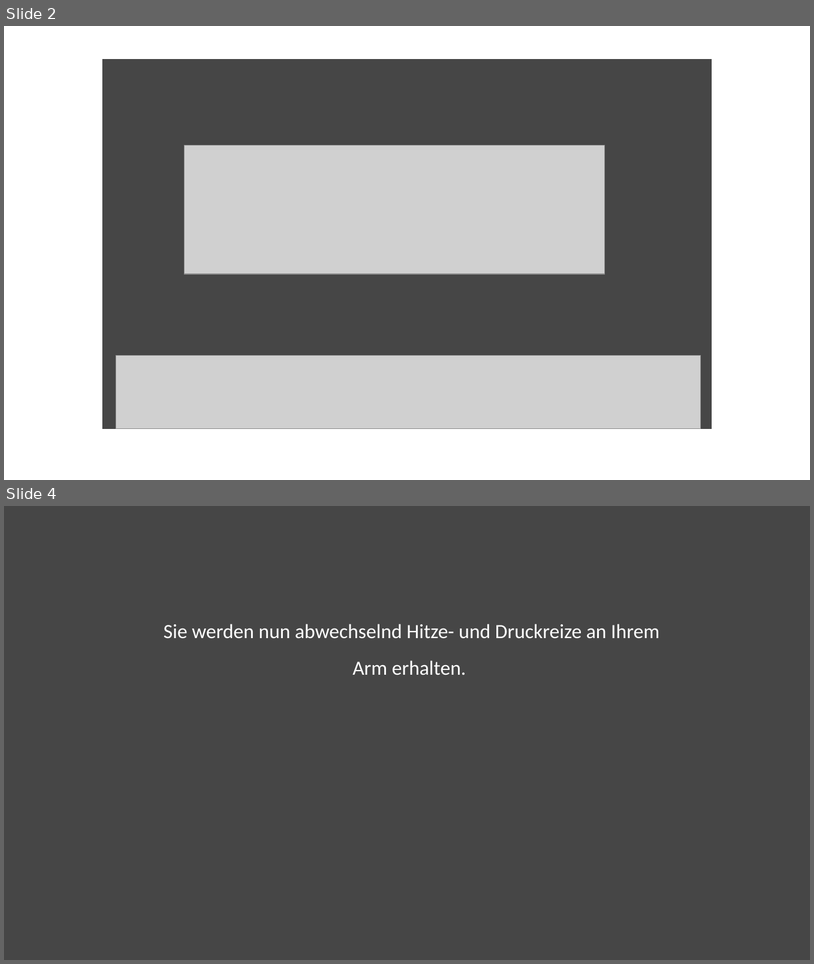
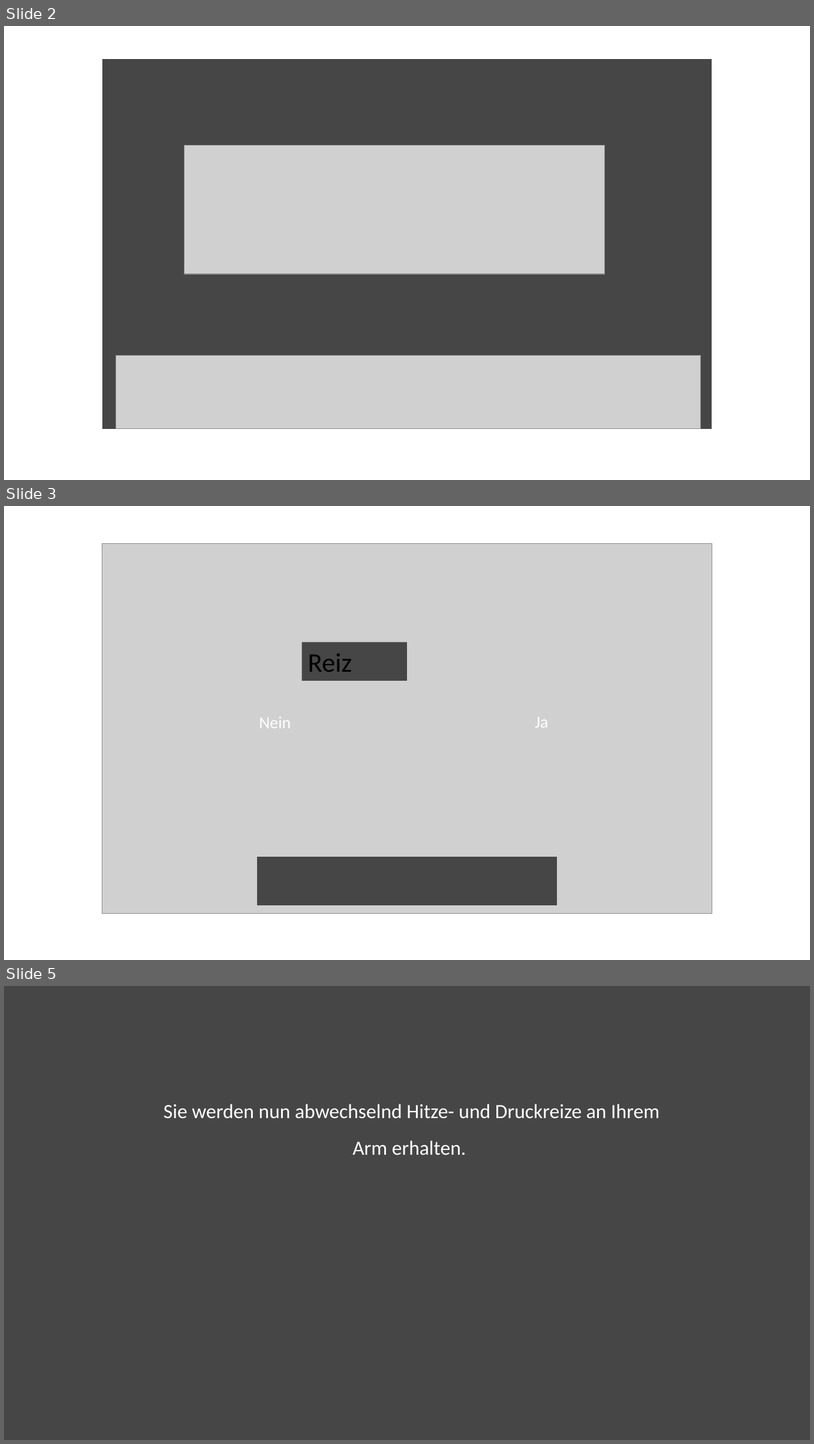
Before and after one commit to Nian-Jingqing/PEEP_fMRI, a slide deck: utils/img/VAS_Paradigm_Visuals.pptx. Shown one above the other, each under a label of ours: slides 2 and 4 before the commit, slides 2, 3 and 5 after it; the slides between them are not shown. The pictures are 814x964 and 814x1444 pixels, drawn with LibreOffice and Linux fonts; fonts in the diff are those of the drawing; grey boxes stand for pictures. Boxes give left, top, right and bottom in pixels: in the first picture for what was removed or moved away, otherwise in the second. Text is boxed around its words. In the diff, an @@ line names an element or a change of style, - is before the commit and + after.

```diff
--- a/utils/img/VAS_Paradigm_Visuals.pptx
+++ b/utils/img/VAS_Paradigm_Visuals.pptx
@@ slide 3 added at (x1=4, y1=506, x2=810, y2=960), background #FFFFFF @@
@@ picture added at (x1=102, y1=544, x2=713, y2=913) @@
@@ rectangle added at (x1=302, y1=642, x2=408, y2=681), fill #464646, 32 pt, text #000000 @@
+Reiz
@@ text added at (x1=259, y1=717, x2=291, y2=728), 20 pt, text #FFFFFF @@
+Nein
@@ text added at (x1=535, y1=717, x2=548, y2=727), 20 pt, text #FFFFFF @@
+Ja
@@ rectangle added at (x1=257, y1=857, x2=557, y2=904), fill #464646, outline #464646 1 pt @@
@@ what was slide 4 is now slide 5 @@
```
Also in this commit, not shown: 1 other slide added, 1 slide removed, 19 other files.
